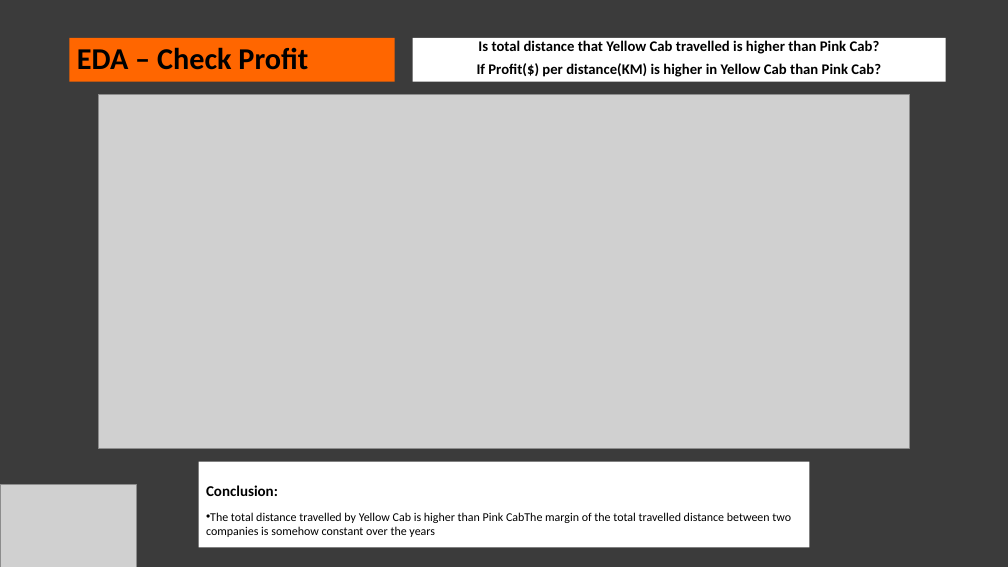
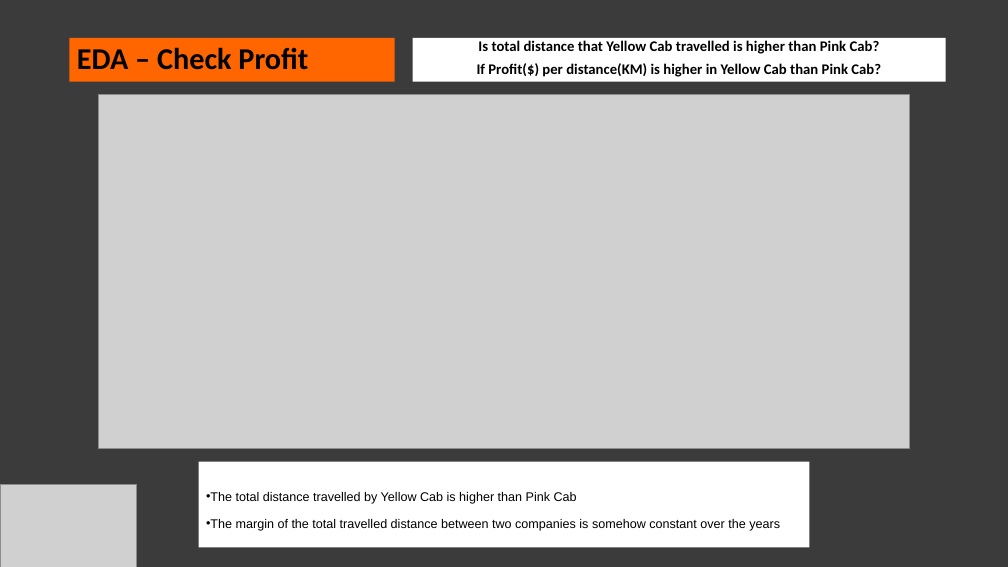
Before and after one commit to Niyusha-Baghayi/DG-Week-2, a slide deck: slide 5 of G2M insight for Cab Investment firm.pptx. Drawn at 1008x567 pixels with LibreOffice and Linux fonts; fonts in the diff are those of the drawing; grey boxes stand for pictures. Boxes give left, top, right and bottom in pixels: in the first picture for what was removed or moved away, otherwise in the second. Text is boxed around its words. In the diff, an @@ line names an element or a change of style, - is before the commit and + after.

```diff
--- a/G2M insight for Cab Investment firm.pptx
+++ b/G2M insight for Cab Investment firm.pptx
@@ text in rectangle at <box>206,492,780,531</box>: text changed; size 11.4 to 12 pt; font Calibri to Arial @@
-Conclusion:
-• The total distance travelled by Yellow Cab is higher than Pink CabThe margin of the total travelled distance between two companies is somehow constant over the years
+• The total distance travelled by Yellow Cab is higher than Pink Cab
+• The margin of the total travelled distance between two companies is somehow constant over the years
```
Also in this commit, not shown: 12 other slides changed, 1 other file.
